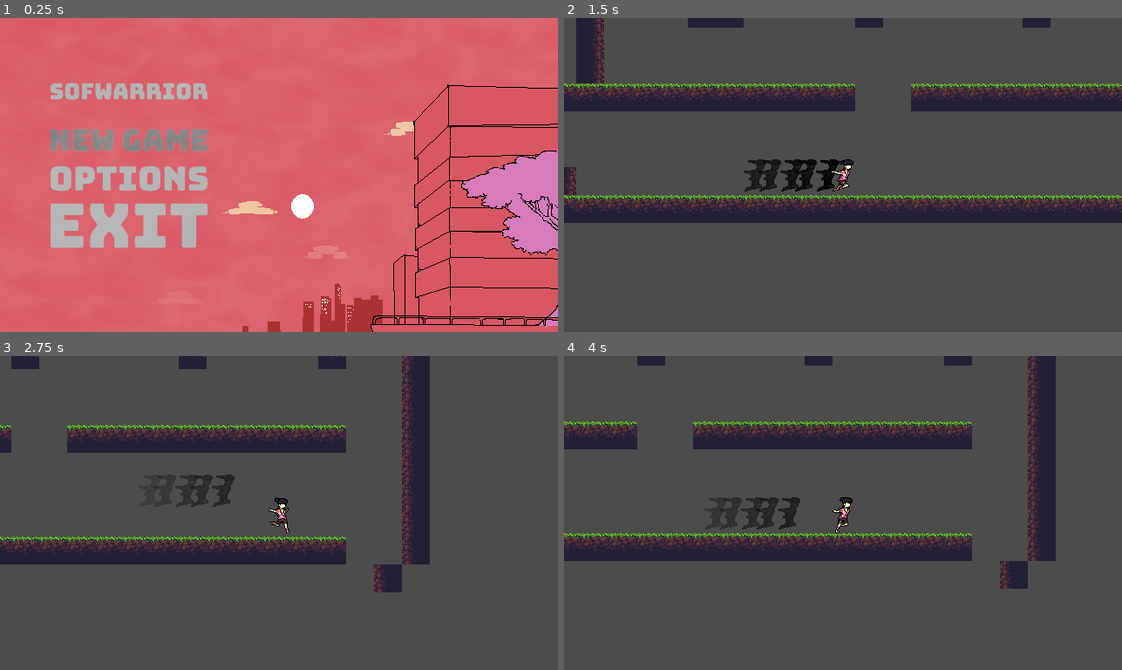
Above: before the commit, frames 1-4 (two rows, left to right).
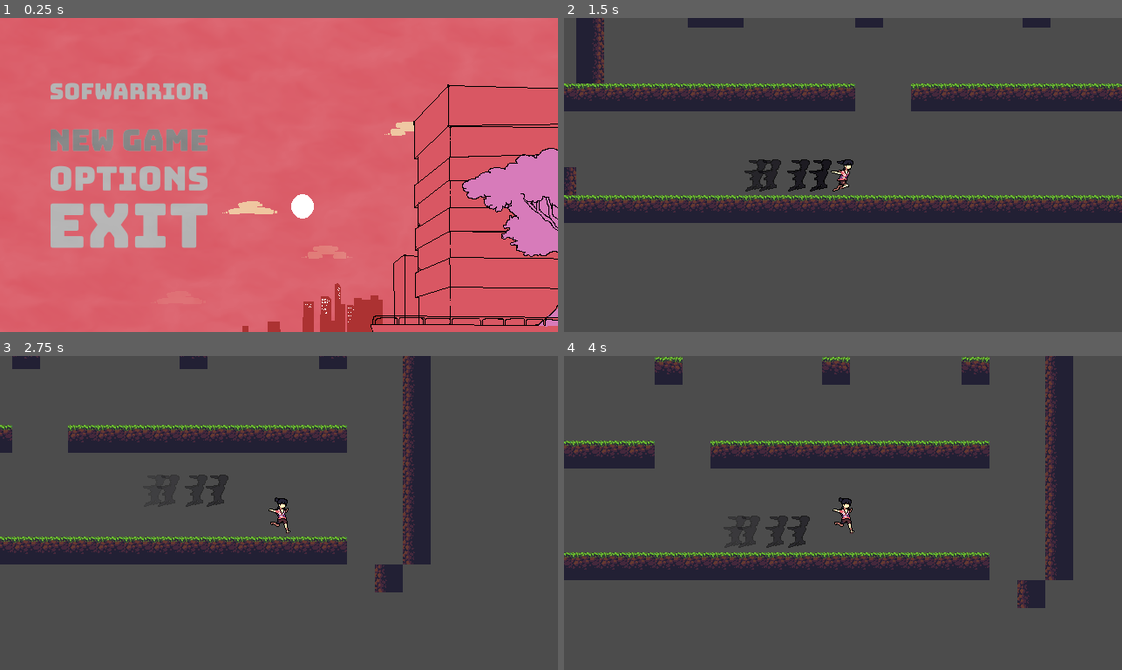
Above: after the commit, the same moments.

Repository: marcelo-lemos/Softwarrior
Game: Godot game, scene res://Nodes/UI/TitleScreen.tscn
Two runs of this game, one before a commit and one after it. Both use one fixed random seed, a clock stepped at 60 frames per second and the inputs below. The engine's default icon, where the game draws it, is replaced by a stand-in: a white triangle on a blue panel in a dark square.
Inputs (mouse positions are in pixels of both pictures, inside the frame that each line leads up to):
- Up to frame 1 (0.25 s): no input
- Up to frame 2 (1.5 s): click (692, 140) at 0.5 s; tap Enter (ui_accept) at 1.25 s; hold Right (ui_right) from 1.28 s (still down); hold C (dash) from 1.28 s (still down)
- Up to frame 3 (2.75 s): keep holding Right (ui_right); tap Z (jump) at 1.52, 1.55, 1.82, 2.1, 2.27, 2.57 s; release C (dash) at 2.03 s; tap C (dash) at 2.3 s
- Up to frame 4 (4 s): release Right (ui_right) at 2.78 s; hold Left (ui_left) 2.78-3.53 s; hold C (dash) 2.78-3.53 s; tap Z (jump) at 3.05, 3.77 s; hold Right (ui_right) from 3.53 s (still down); tap C (dash) at 3.6 s

The runs differ from the first frame. In frame 1, 0.5% of the frame differs, in the area x 82-100%, y 41-77%; in frame 2, 0.6%; in frame 3, 3.8%; in frame 4, 29%, in the area x 0-92%, y 0-81%.

Commit message:
Adjust trail

Diff:
--- a/game/Nodes/Characters/Player/Dash.gd
+++ b/game/Nodes/Characters/Player/Dash.gd
@@ -4,26 +4,35 @@
 const DASH_DURATION = 0.2
 
 var dash_time_count = 0.0
+var ground_dash = false
 
 func enter():
+	if(body.is_on_floor()):
+		ground_dash = true
+	else:
+		ground_dash = false
 	print("Entering DASH")
-
+	player.velocity.y = 0.0
 	sprite.play("Dash")
 	dash_time_count = 0.0
 	player.has_dash = false
 	.enter()
 
 func exit():
+
 	trail.stop_emitting()
 	print("Exiting DASH")
 	.exit()
 
 func handle_input(event):
+	if event.is_action_pressed("jump") and ground_dash:
+		player.velocity.y = JUMP_FORCE
+		emit_signal("finished", "mid_air")
 	return .handle_input(event)
 
 func update(delta):
 	trail.start_emitting()
-	player.velocity.y = 0.0
+
 
 	if sprite.flip_h == false:
 		trail.flip_h = false
--- a/game/Nodes/Characters/Player/Move.gd
+++ b/game/Nodes/Characters/Player/Move.gd
@@ -1,11 +1,11 @@
 extends "Motion.gd"
 
 const MOVE_SPEED = 250
-const MOVE_ACCELERATION = 40
+const MOVE_ACCELERATION = 30
 const MAX_MOVE_SPEED = 250
-const GROUND_SLOWDOWN = 30
+const GROUND_SLOWDOWN = 35
 
-const JUMP_FORCE = -300
+
 
 func enter():
 	print("Entering MOVE")
--- a/game/Nodes/Characters/Player/Player.tscn
+++ b/game/Nodes/Characters/Player/Player.tscn
@@ -1,71 +1,74 @@
-[gd_scene load_steps=38 format=2]
+[gd_scene load_steps=42 format=2]
 
 [ext_resource path="res://Nodes/Characters/Player/PlayerController.gd" type="Script" id=1]
 [ext_resource path="res://Nodes/Characters/GenericCharacter.tscn" type="PackedScene" id=2]
-[ext_resource path="res://Assets/Sprites/MC/playerJumpUp.png" type="Texture" id=3]
-[ext_resource path="res://Assets/Sprites/MC/PlayerDash1.png" type="Texture" id=4]
-[ext_resource path="res://Assets/Sprites/MC/PlayerDash2.png" type="Texture" id=5]
-[ext_resource path="res://Assets/Sprites/MC/PlayerDash3.png" type="Texture" id=6]
-[ext_resource path="res://Assets/Sprites/MC/PlayerDash4.png" type="Texture" id=7]
-[ext_resource path="res://Assets/Sprites/MC/PlayerRun1.png" type="Texture" id=8]
-[ext_resource path="res://Assets/Sprites/MC/PlayerRun2.png" type="Texture" id=9]
-[ext_resource path="res://Assets/Sprites/MC/PlayerRun3.png" type="Texture" id=10]
-[ext_resource path="res://Assets/Sprites/MC/PlayerRun4.png" type="Texture" id=11]
-[ext_resource path="res://Assets/Sprites/MC/PlayerRun5.png" type="Texture" id=12]
-[ext_resource path="res://Assets/Sprites/MC/PlayerRun6.png" type="Texture" id=13]
-[ext_resource path="res://Assets/Sprites/MC/PlayerRun7.png" type="Texture" id=14]
-[ext_resource path="res://Assets/Sprites/MC/PlayerRun8.png" type="Texture" id=15]
-[ext_resource path="res://Assets/Sprites/MC/PlayerRun9.png" type="Texture" id=16]
-[ext_resource path="res://Assets/Sprites/MC/PlayerRun10.png" type="Texture" id=17]
-[ext_resource path="res://Assets/Sprites/MC/PlayerRun11.png" type="Texture" id=18]
-[ext_resource path="res://Assets/Sprites/MC/playerJumpDown.png" type="Texture" id=19]
-[ext_resource path="res://Assets/Sprites/MC/PlayerWall.png" type="Texture" id=20]
-[ext_resource path="res://Assets/Sprites/MC/PlayerIdle1.png" type="Texture" id=21]
-[ext_resource path="res://Assets/Sprites/MC/PlayerIdle2.png" type="Texture" id=22]
-[ext_resource path="res://Assets/Sprites/MC/PlayerIdle3.png" type="Texture" id=23]
-[ext_resource path="res://Assets/Sprites/MC/PlayerIdle4.png" type="Texture" id=24]
-[ext_resource path="res://Assets/Sprites/MC/PlayerIdle5.png" type="Texture" id=25]
-[ext_resource path="res://Assets/Sprites/MC/PlayerIdle6.png" type="Texture" id=26]
-[ext_resource path="res://Nodes/Characters/Player/PlayerStateMachine.gd" type="Script" id=27]
-[ext_resource path="res://Nodes/Characters/Player/Move.gd" type="Script" id=28]
-[ext_resource path="res://Nodes/Characters/Player/Dash.gd" type="Script" id=29]
-[ext_resource path="res://Nodes/Characters/Player/MidAir.gd" type="Script" id=30]
-[ext_resource path="res://Nodes/Characters/Player/OnWall.gd" type="Script" id=31]
-[ext_resource path="res://Nodes/Characters/Player/TextureEmitter.gd" type="Script" id=32]
-[ext_resource path="res://Assets/Sprites/MC/PlayerDash1Flip.png" type="Texture" id=33]
-[ext_resource path="res://Nodes/Characters/Player/CPUParticles2D.gd" type="Script" id=34]
+[ext_resource path="res://Assets/Sprites/MC/PlayerDash1.png" type="Texture" id=3]
+[ext_resource path="res://Assets/Sprites/MC/PlayerDash2.png" type="Texture" id=4]
+[ext_resource path="res://Assets/Sprites/MC/PlayerDash3.png" type="Texture" id=5]
+[ext_resource path="res://Assets/Sprites/MC/PlayerDash4.png" type="Texture" id=6]
+[ext_resource path="res://Assets/Sprites/MC/PlayerIdle1.png" type="Texture" id=7]
+[ext_resource path="res://Assets/Sprites/MC/PlayerIdle2.png" type="Texture" id=8]
+[ext_resource path="res://Assets/Sprites/MC/PlayerIdle3.png" type="Texture" id=9]
+[ext_resource path="res://Assets/Sprites/MC/PlayerIdle4.png" type="Texture" id=10]
+[ext_resource path="res://Assets/Sprites/MC/PlayerIdle5.png" type="Texture" id=11]
+[ext_resource path="res://Assets/Sprites/MC/PlayerIdle6.png" type="Texture" id=12]
+[ext_resource path="res://Assets/Sprites/MC/PlayerWall1.png" type="Texture" id=13]
+[ext_resource path="res://Assets/Sprites/MC/PlayerWall2.png" type="Texture" id=14]
+[ext_resource path="res://Assets/Sprites/MC/PlayerWall3.png" type="Texture" id=15]
+[ext_resource path="res://Assets/Sprites/MC/playerJumpUp.png" type="Texture" id=16]
+[ext_resource path="res://Assets/Sprites/MC/PlayerRun1.png" type="Texture" id=17]
+[ext_resource path="res://Assets/Sprites/MC/PlayerRun2.png" type="Texture" id=18]
+[ext_resource path="res://Assets/Sprites/MC/PlayerRun3.png" type="Texture" id=19]
+[ext_resource path="res://Assets/Sprites/MC/PlayerRun4.png" type="Texture" id=20]
+[ext_resource path="res://Assets/Sprites/MC/PlayerRun5.png" type="Texture" id=21]
+[ext_resource path="res://Assets/Sprites/MC/PlayerRun6.png" type="Texture" id=22]
+[ext_resource path="res://Assets/Sprites/MC/PlayerRun7.png" type="Texture" id=23]
+[ext_resource path="res://Assets/Sprites/MC/PlayerRun8.png" type="Texture" id=24]
+[ext_resource path="res://Assets/Sprites/MC/PlayerRun9.png" type="Texture" id=25]
+[ext_resource path="res://Assets/Sprites/MC/PlayerRun10.png" type="Texture" id=26]
+[ext_resource path="res://Assets/Sprites/MC/PlayerRun11.png" type="Texture" id=27]
+[ext_resource path="res://Assets/Sprites/MC/playerJumpDown.png" type="Texture" id=28]
+[ext_resource path="res://Nodes/Characters/Player/PlayerStateMachine.gd" type="Script" id=29]
+[ext_resource path="res://Nodes/Characters/Player/Move.gd" type="Script" id=30]
+[ext_resource path="res://Nodes/Characters/Player/Dash.gd" type="Script" id=31]
+[ext_resource path="res://Nodes/Characters/Player/MidAir.gd" type="Script" id=32]
+[ext_resource path="res://Nodes/Characters/Player/OnWall.gd" type="Script" id=33]
+[ext_resource path="res://Nodes/Characters/Player/TextureEmitter.gd" type="Script" id=34]
+[ext_resource path="res://Assets/Sprites/MC/PlayerDashTrailFlip.png" type="Texture" id=35]
+[ext_resource path="res://Nodes/Characters/Player/CPUParticles2D.gd" type="Script" id=36]
+[ext_resource path="res://Assets/Sprites/MC/PlayerDashTrail.png" type="Texture" id=37]
 
 [sub_resource type="SpriteFrames" id=1]
 animations = [ {
-"frames": [ ExtResource( 3 ) ],
+"frames": [ ExtResource( 3 ), ExtResource( 4 ), ExtResource( 5 ), ExtResource( 6 ) ],
+"loop": true,
+"name": "Dash",
+"speed": 12.0
+}, {
+"frames": [ ExtResource( 7 ), ExtResource( 8 ), ExtResource( 9 ), ExtResource( 10 ), ExtResource( 11 ), ExtResource( 12 ) ],
+"loop": true,
+"name": "Idle",
+"speed": 10.0
+}, {
+"frames": [ ExtResource( 13 ), ExtResource( 14 ), ExtResource( 15 ) ],
+"loop": true,
+"name": "Wall",
+"speed": 12.0
+}, {
+"frames": [ ExtResource( 16 ) ],
 "loop": true,
 "name": "JumpUp",
 "speed": 5.0
 }, {
-"frames": [ ExtResource( 4 ), ExtResource( 5 ), ExtResource( 6 ), ExtResource( 7 ) ],
-"loop": true,
-"name": "Dash",
-"speed": 12.0
-}, {
-"frames": [ ExtResource( 8 ), ExtResource( 9 ), ExtResource( 10 ), ExtResource( 11 ), ExtResource( 12 ), ExtResource( 13 ), ExtResource( 14 ), ExtResource( 15 ), ExtResource( 16 ), ExtResource( 17 ), ExtResource( 18 ) ],
+"frames": [ ExtResource( 17 ), ExtResource( 18 ), ExtResource( 19 ), ExtResource( 20 ), ExtResource( 21 ), ExtResource( 22 ), ExtResource( 23 ), ExtResource( 24 ), ExtResource( 25 ), ExtResource( 26 ), ExtResource( 27 ) ],
 "loop": true,
 "name": "Run",
 "speed": 19.0
 }, {
-"frames": [ ExtResource( 19 ) ],
+"frames": [ ExtResource( 28 ) ],
 "loop": true,
 "name": "JumpDown",
 "speed": 5.0
-}, {
-"frames": [ ExtResource( 20 ) ],
-"loop": true,
-"name": "Wall",
-"speed": 5.0
-}, {
-"frames": [ ExtResource( 21 ), ExtResource( 22 ), ExtResource( 23 ), ExtResource( 24 ), ExtResource( 25 ), ExtResource( 26 ) ],
-"loop": true,
-"name": "Idle",
-"speed": 10.0
 } ]
 
 [sub_resource type="RectangleShape2D" id=2]
@@ -75,6 +78,34 @@
 offsets = PoolRealArray( 0, 0.754601, 1 )
 colors = PoolColorArray( 0.0823529, 0.0745098, 0.101961, 1, 0.0823529, 0.0745098, 0.101961, 0.317647, 0.0823529, 0.0745098, 0.101961, 0.0156863 )
 
+[sub_resource type="Animation" id=4]
+resource_name = "JumpStretch"
+length = 0.5
+tracks/0/type = "value"
+tracks/0/path = NodePath("Sprite:scale")
+tracks/0/interp = 2
+tracks/0/loop_wrap = true
+tracks/0/imported = false
+tracks/0/enabled = true
+tracks/0/keys = {
+"times": PoolRealArray( 0, 0.4 ),
+"transitions": PoolRealArray( 1, 1 ),
+"update": 0,
+"values": [ Vector2( 1, 1.3 ), Vector2( 1, 1 ) ]
+}
+tracks/1/type = "value"
+tracks/1/path = NodePath("Sprite:position")
+tracks/1/interp = 2
+tracks/1/loop_wrap = true
+tracks/1/imported = false
+tracks/1/enabled = true
+tracks/1/keys = {
+"times": PoolRealArray( 0, 0.4 ),
+"transitions": PoolRealArray( 1, 1 ),
+"update": 0,
+"values": [ Vector2( 0, 10 ), Vector2( 0, 0 ) ]
+}
+
 [node name="MainCharacter" type="Node2D"]
 script = ExtResource( 1 )
 
@@ -121,38 +152,38 @@
 
 [node name="StateMachine" type="Node" parent="GenericCharacter"]
 editor/display_folded = true
-script = ExtResource( 27 )
+script = ExtResource( 29 )
 START_STATE = NodePath("Move")
 
 [node name="Move" type="Node" parent="GenericCharacter/StateMachine"]
-script = ExtResource( 28 )
+script = ExtResource( 30 )
 
 [node name="Dash" type="Node" parent="GenericCharacter/StateMachine"]
-script = ExtResource( 29 )
+script = ExtResource( 31 )
 
 [node name="MidAir" type="Node" parent="GenericCharacter/StateMachine"]
-script = ExtResource( 30 )
+script = ExtResource( 32 )
 
 [node name="OnWall" type="Node" parent="GenericCharacter/StateMachine"]
-script = ExtResource( 31 )
+script = ExtResource( 33 )
 
 [node name="Camera2D" type="Camera2D" parent="GenericCharacter"]
 current = true
 
 [node name="TextureEmitter" type="Node2D" parent="GenericCharacter"]
 show_behind_parent = true
-script = ExtResource( 32 )
+script = ExtResource( 34 )
 
 [node name="Flip" type="CPUParticles2D" parent="GenericCharacter/TextureEmitter"]
 show_behind_parent = true
 emitting = false
-amount = 12
+amount = 10
 lifetime = 0.5
 local_coords = false
-texture = ExtResource( 33 )
-gravity = Vector2( 0, 0 )
+texture = ExtResource( 35 )
+gravity = Vector2( -50, 0 )
 color_ramp = SubResource( 3 )
-script = ExtResource( 34 )
+script = ExtResource( 36 )
 
 [node name="Timer" type="Timer" parent="GenericCharacter/TextureEmitter/Flip"]
 wait_time = 0.2
@@ -161,18 +192,21 @@
 [node name="Default" type="CPUParticles2D" parent="GenericCharacter/TextureEmitter"]
 show_behind_parent = true
 emitting = false
-amount = 12
+amount = 10
 lifetime = 0.5
 local_coords = false
-texture = ExtResource( 4 )
-gravity = Vector2( 0, 0 )
+texture = ExtResource( 37 )
+gravity = Vector2( 50, 0 )
 color_ramp = SubResource( 3 )
-script = ExtResource( 34 )
+script = ExtResource( 36 )
 
 [node name="Timer" type="Timer" parent="GenericCharacter/TextureEmitter/Default"]
 wait_time = 0.2
 one_shot = true
 
+[node name="AnimationPlayer" type="AnimationPlayer" parent="GenericCharacter"]
+anims/JumpStretch = SubResource( 4 )
+
 [connection signal="timeout" from="GenericCharacter/TextureEmitter/Flip/Timer" to="GenericCharacter/TextureEmitter/Flip" method="_on_Timer_timeout"]
 [connection signal="timeout" from="GenericCharacter/TextureEmitter/Default/Timer" to="GenericCharacter/TextureEmitter/Default" method="_on_Timer_timeout"]
 
--- a/game/Nodes/Characters/Player/PlayerBaseState.gd
+++ b/game/Nodes/Characters/Player/PlayerBaseState.gd
@@ -2,12 +2,14 @@
 
 const GRAVITY = 15
 const NORMAL  = Vector2(0,-1)
+const JUMP_FORCE = -300
 
 onready var player = get_node("../../..")
 onready var body = get_node("../..")
 onready var sprite = body.get_node("Sprite")
 onready var wallDetection = body.get_node("WallDetection")
 onready var trail = body.get_node("TextureEmitter")
+onready var animation = body.get_node("AnimationPlayer")
 func enter():
 	pass
 
--- a/game/Nodes/UI/TitleScreen.tscn
+++ b/game/Nodes/UI/TitleScreen.tscn
@@ -98,14 +98,14 @@
 [node name="Arvore" type="AnimatedSprite" parent="."]
 z_index = 3
 frames = SubResource( 1 )
-frame = 4
+frame = 6
 playing = true
 centered = false
 
 [node name="Fog" type="Sprite" parent="."]
 modulate = Color( 1, 1, 1, 0.282353 )
 material = SubResource( 2 )
-position = Vector2( 313.656, 173.115 )
+position = Vector2( 313.656, 173.492 )
 scale = Vector2( 10.4894, 6.30463 )
 z_index = 1
 texture = ExtResource( 16 )
Binary file added: game/Assets/Sprites/MC/PlayerDashTrail.png
Not shown, added: game/Assets/Sprites/MC/PlayerDashTrail.png.import
Binary file added: game/Assets/Sprites/MC/PlayerDashTrailFlip.png
Not shown, added: game/Assets/Sprites/MC/PlayerDashTrailFlip.png.import
Binary file added: game/Assets/Sprites/MC/PlayerWall1.png
Not shown, added: game/Assets/Sprites/MC/PlayerWall1.png.import
Binary file added: game/Assets/Sprites/MC/PlayerWall2.png
Not shown, added: game/Assets/Sprites/MC/PlayerWall2.png.import
Binary file added: game/Assets/Sprites/MC/PlayerWall3.png
Not shown, added: game/Assets/Sprites/MC/PlayerWall3.png.import
Binary file added: game/Nodes/Characters/Player/PlayerDashTrail.png
Not shown, added: game/Nodes/Characters/Player/PlayerDashTrail.png.import
(and 2 more such lines)
